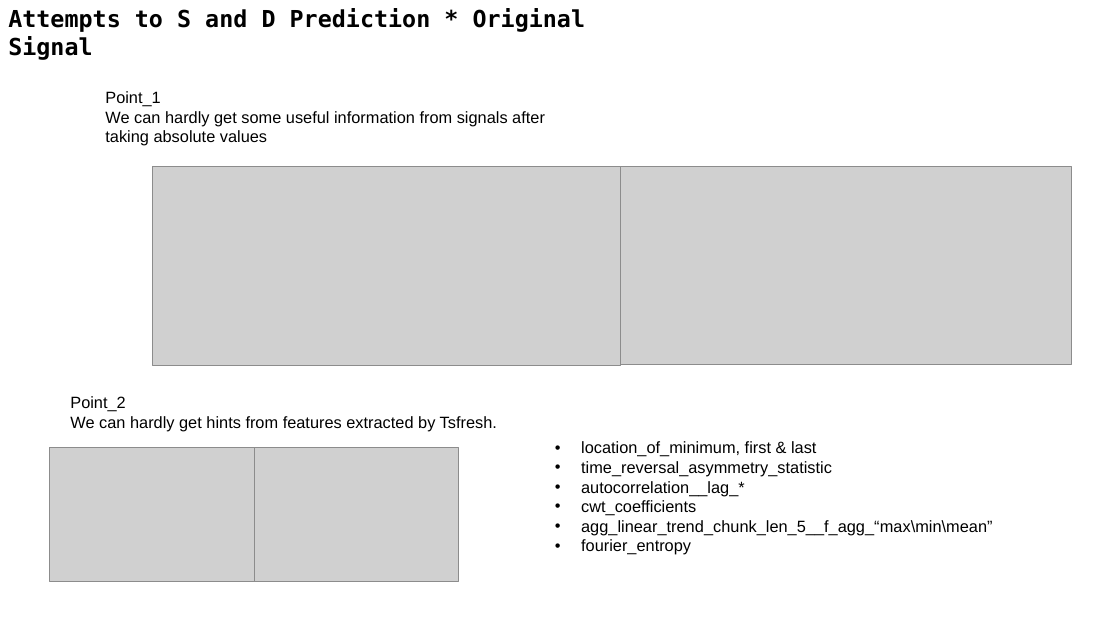
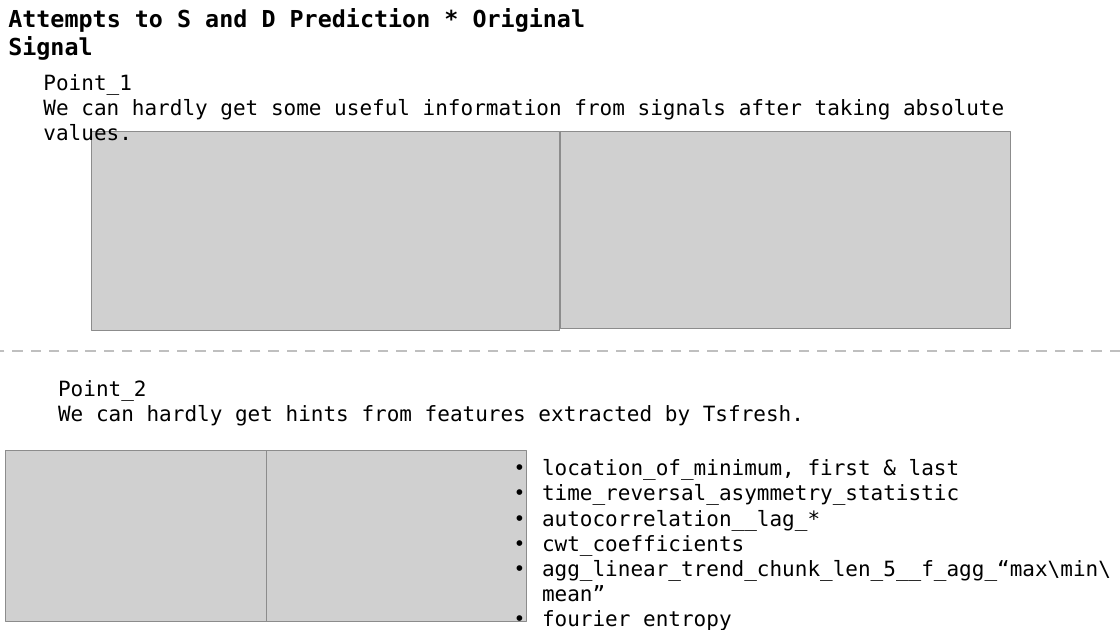
Before and after one commit to A-Big-Tortoise/Presentation, a slide deck: slide 13 of Presentation_0129_JiayuChen.pptx. Drawn at 1120x630 pixels with LibreOffice and Linux fonts; fonts in the diff are those of the drawing; grey boxes stand for pictures. Boxes give left, top, right and bottom in pixels: in the first picture for what was removed or moved away, otherwise in the second. Text is boxed around its words. In the diff, an @@ line names an element or a change of style, - is before the commit and + after.

```diff
--- a/Presentation_0129_JiayuChen.pptx
+++ b/Presentation_0129_JiayuChen.pptx
@@ text "Point_1": place and size @@
-text "Point_1" at bbox=[105, 91, 545, 146]
+text "Point_1" at bbox=[43, 74, 1004, 120]
@@ text at bbox=[43, 74, 131, 95]: size 14 to 18 pt, font Arial to DejaVu Sans Mono in "Point_1" @@
@@ text at bbox=[43, 99, 1004, 120]: text changed; size 14 to 18 pt; font Arial to DejaVu Sans Mono @@
-We can hardly get some useful information from signals after taking absolute values
+We can hardly get some useful information from signals after taking absolute values.
@@ picture: place and size @@
-picture at bbox=[153, 166, 622, 365]
+picture at bbox=[92, 131, 560, 330]
@@ picture: place and size @@
-picture at bbox=[621, 166, 1071, 364]
+picture at bbox=[560, 131, 1011, 329]
@@ line added from (1120, 351) to (0, 351), #BFBFBF 2.25 pt dashed @@
@@ text "Point_2" at bbox=[58, 380, 804, 426]: size 14 to 18 pt, font Arial to DejaVu Sans Mono @@
@@ text "Point_2": place and size @@
-text "Point_2" at bbox=[70, 396, 497, 432]
+text "Point_2" at bbox=[58, 380, 804, 426]
@@ picture: place and size @@
-picture at bbox=[50, 448, 255, 581]
+picture at bbox=[5, 450, 266, 621]
@@ picture: place and size @@
-picture at bbox=[255, 448, 459, 581]
+picture at bbox=[266, 450, 527, 621]
@@ text "location_of_minimum, first & last": place and size @@
-text "location_of_minimum, first & last" at bbox=[581, 441, 992, 555]
+text "location_of_minimum, first & last" at bbox=[542, 459, 1111, 602]
@@ text "location_of_minimum, first & last" at bbox=[542, 459, 1111, 602]: size 14 to 18 pt, font Arial to DejaVu Sans Mono @@
```
Also in this commit, not shown: 14 other slides changed, 1 slide added.
